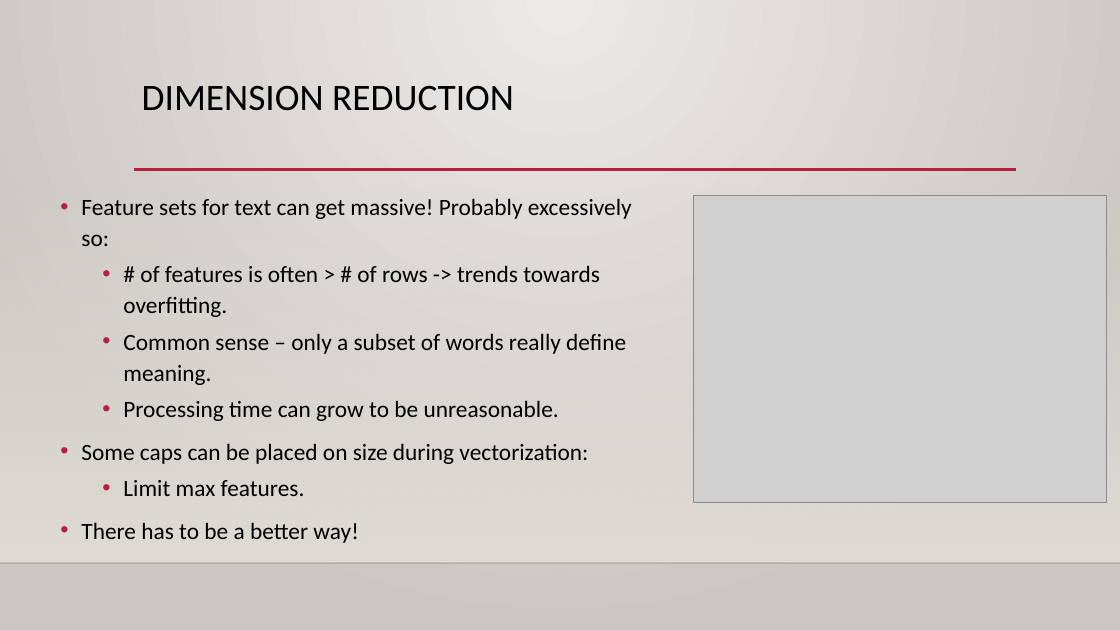
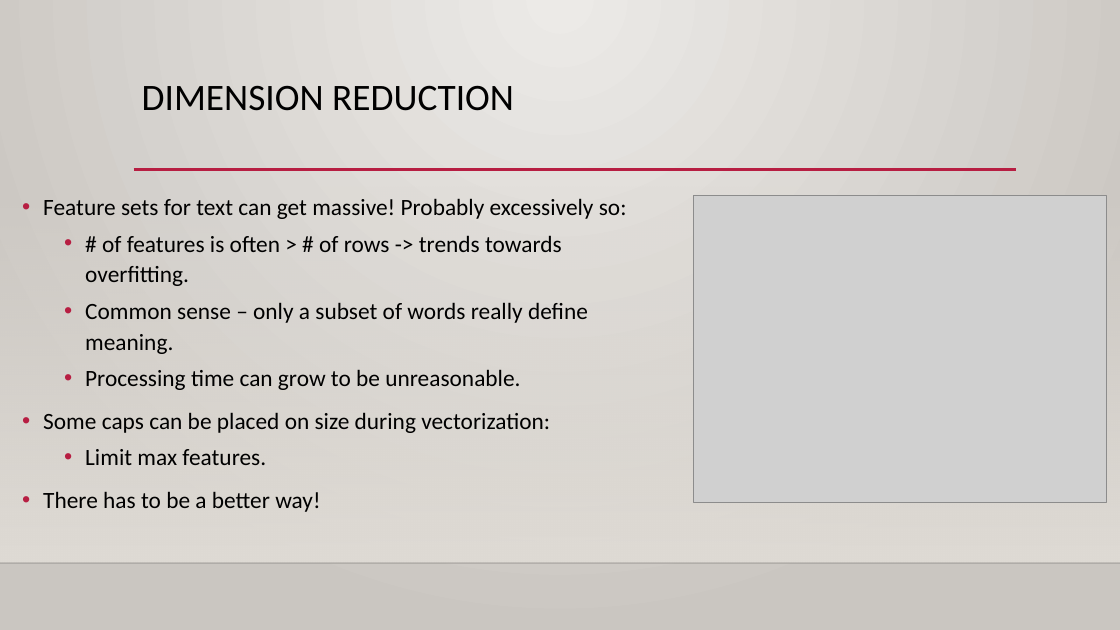
Before and after one commit to glennybarnes/Intro_to_Machine_Learning_Students, a slide deck: slide 8 of reference_content/Slides/NLP_2.pptx. Drawn at 1120x630 pixels with LibreOffice and Linux fonts; fonts in the diff are those of the drawing; grey boxes stand for pictures; background and template pictures are left out. Boxes give left, top, right and bottom in pixels: in the first picture for what was removed or moved away, otherwise in the second. Text is boxed around its words. In the diff, an @@ line names an element or a change of style, - is before the commit and + after.

```diff
--- a/reference_content/Slides/NLP_2.pptx
+++ b/reference_content/Slides/NLP_2.pptx
@@ text "Feature sets for text can ..." rewrapped from (81, 198, 632, 543) to (43, 198, 627, 512) @@
```
Also in this commit, not shown: 2 other slides changed, 3 slides added, 5 other files.
